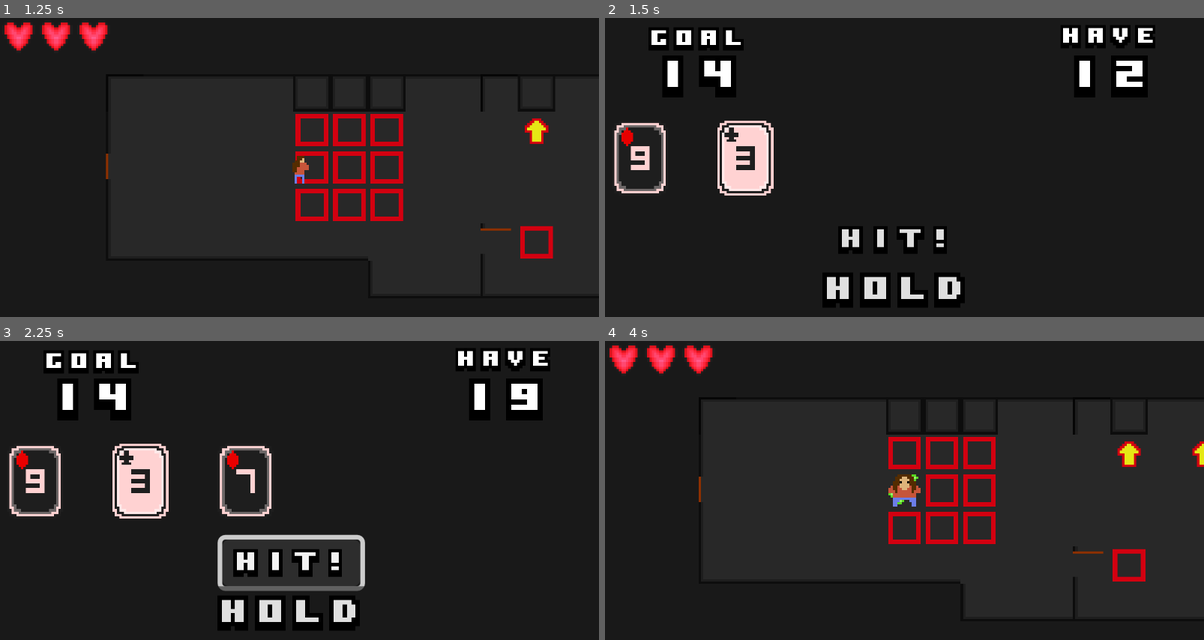
Above: before the commit, frames 1-4 (two rows, left to right).
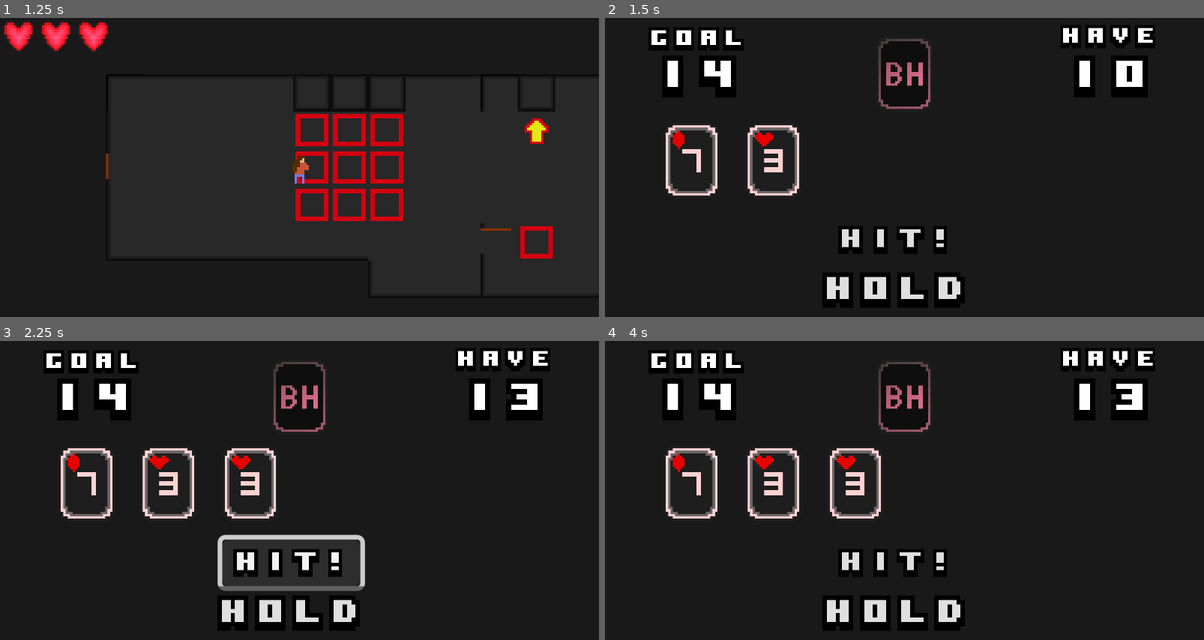
Above: after the commit, the same moments.

Repository: Addy10s/BlackHack
Game: Godot game, scene res://map.tscn
Two runs of this game, one before a commit and one after it. Both use one fixed random seed, a clock stepped at 60 frames per second and the inputs below.
Inputs (mouse positions are in pixels of both pictures, inside the frame that each line leads up to):
- Up to frame 1 (1.25 s): tap Enter at 0.5 s; hold Right (moveRight) from 0.53 s (still down); tap Alt at 0.6 s
- Up to frame 2 (1.5 s): release Right (moveRight) at 1.28 s; hold Down (moveDown) from 1.28 s (still down); tap Shift at 1.35 s
- Up to frame 3 (2.25 s): release Down (moveDown) at 2 s; click "HIT!" at 2 s
- Up to frame 4 (4 s): click "HOLD" at 2.75 s; click (688, 484) at 3.52 s

Frame 1 is identical in both runs. In frame 2, 4.6% of the frame differs, in the area x 1-90%, y 7-60%; in frame 3, 5.8%; in frame 4, 15%, in the area x 0-100%, y 1-97%.

Commit message:
Cleaning up the codebase, adding animations, and many other improvements

Diff:
--- a/gameplay.gd
+++ b/gameplay.gd
@@ -5,13 +5,12 @@
 @onready var finale = get_node("Finale")
 var deck = Globals.deck
 var Cards = 2
+var current_cards = 0
 var totalAmount = 0
 var goal = Globals.round + 13
 var max_power = Globals.max_power
+var positioning = -10
 
-func _button_pressed():
-	Cards += 1
-	drawUp()
 
 func _ready():
 	var goalLabel = get_node("Goal")
@@ -25,51 +24,85 @@
 
 	drawUp()
 
+func _button_pressed():
+	Cards += 1
+	drawUp()
+
 
 func drawUp():
-	totalAmount = 0
-	var positioning = -30
+	var Diff = Cards - current_cards
+	current_cards += Diff
 
+	for labels in Diff:
+		labels += current_cards
+		positioning += 35
 
-	for labels in Cards:
-		positioning += 45
-
-		var card = Sprite2D.new()
+		var card = TextureButton.new()
 		var atlas = AtlasTexture.new()
 		atlas.atlas = load("res://assets/Cards.png")
 		atlas.region = deck.cards[labels].get_atlas()
-		card.position = Vector2(positioning,60)
-
-		card.texture = atlas
-		add_child(card)
+		card.texture_normal = preload("res://assets/cardBack.png")
+		var movementTween = create_tween()
+		card.position = Vector2(128,24)
+		movementTween.tween_property(card, "global_position", Vector2(positioning,45), 0.15)\
+		.set_trans(Tween.TRANS_LINEAR)\
+		.set_ease(Tween.EASE_IN_OUT)
+		movementTween.finished.connect(func():card.texture_normal = atlas)
+		var value = deck.cards[labels].get_power()
 
 
-		totalAmount += deck.cards[labels].get_power()
+		add_child(card)
+		totalAmount += value
 		totalLabel.text = str(totalAmount)
+
+		if deck.cards[labels].suit == Card_t.Suits_t.GOLD:
+			card.pressed.connect(flipOver.bind(card,value))
+
+
 		if totalAmount > max_power:
-			var drawCard = get_node("hitButton")
-			finale.visible = true
-			finale.text = "YOU LOST"
-			drawCard.disabled = true
-			await get_tree().create_timer(1).timeout
-			Globals.success = "FAIL"
-			Globals.lives -= 1
-			get_tree().change_scene_to_file("res://map.tscn")
+			round_end("FAIL")
+
+
+func flipOver(sprite,value):
+	sprite.texture_normal = preload("res://assets/cardBack.png")
+	totalAmount -= value
+	totalLabel.text = str(totalAmount)
+
+func hold():
+	if totalAmount == max_power:
+		round_end("PERFECT")
+
+	elif totalAmount >= goal:
+		round_end("SUCCESS")
 
 
 
-func hold():
-	if totalAmount == max_power:
-		finale.text = "PERFECT SCORE!"
-		finale.visible = true
-		await get_tree().create_timer(1).timeout
-		Globals.success = "PERFECT"
-		get_tree().change_scene_to_file("res://map.tscn")
+func hide_ui():
+	get_node("Goal").visible = false
+	get_node("Total").visible = false
+	get_node("hitButton").visible = false
+	get_node("holdButton").visible = false
+	get_node("Label").visible = false
+	get_node("Label2").visible = false
 
-	elif totalAmount >= goal:
-		if totalAmount <= max_power:
-			finale.text = "YOU GOT IT!"
+
+
+func round_end(ending_type):
+			var endText
+			match ending_type:
+				"FAIL":
+					endText = "YOU LOST"
+					Globals.lives -= 1
+				"SUCCESS":
+					endText = "YOU GOT IT!"
+				"PERFECT":
+					endText = "PERFECT SCORE!"
+			var drawCard = get_node("hitButton")
 			finale.visible = true
-			Globals.success = "SUCCESS"
-			await get_tree().create_timer(1).timeout
+			$AnimationPlayer.play("fade_out")
+			hide_ui()
+			finale.text = endText
+			drawCard.disabled = true
+			await get_tree().create_timer(2).timeout
+			Globals.success = ending_type
 			get_tree().change_scene_to_file("res://map.tscn")
--- a/gameplay.tscn
+++ b/gameplay.tscn
@@ -1,12 +1,220 @@
-[gd_scene load_steps=3 format=3 uid="uid://cu833tflj27ia"]
+[gd_scene load_steps=7 format=3 uid="uid://cu833tflj27ia"]
 
 [ext_resource type="Script" uid="uid://df4e8b8phs0s4" path="res://gameplay.gd" id="1_n4psk"]
 [ext_resource type="FontFile" uid="uid://bn05pg63nlltb" path="res://assets/PixelFont.png" id="2_ej4tk"]
+[ext_resource type="Texture2D" uid="uid://cccyv1yxnw81c" path="res://assets/cardBack.png" id="3_oe8ih"]
+
+[sub_resource type="Animation" id="Animation_oe8ih"]
+length = 0.001
+tracks/0/type = "value"
+tracks/0/imported = false
+tracks/0/enabled = true
+tracks/0/path = NodePath("Goal:modulate:a")
+tracks/0/interp = 1
+tracks/0/loop_wrap = true
+tracks/0/keys = {
+"times": PackedFloat32Array(0),
+"transitions": PackedFloat32Array(1),
+"update": 1,
+"values": [1.0]
+}
+tracks/1/type = "value"
+tracks/1/imported = false
+tracks/1/enabled = true
+tracks/1/path = NodePath("Goal:self_modulate:a")
+tracks/1/interp = 1
+tracks/1/loop_wrap = true
+tracks/1/keys = {
+"times": PackedFloat32Array(0),
+"transitions": PackedFloat32Array(1),
+"update": 1,
+"values": [1.0]
+}
+tracks/2/type = "value"
+tracks/2/imported = false
+tracks/2/enabled = true
+tracks/2/path = NodePath("Goal:self_modulate")
+tracks/2/interp = 1
+tracks/2/loop_wrap = true
+tracks/2/keys = {
+"times": PackedFloat32Array(0),
+"transitions": PackedFloat32Array(1),
+"update": 0,
+"values": [Color(15.159422, 18.892157, 18.892157, 1)]
+}
+tracks/3/type = "value"
+tracks/3/imported = false
+tracks/3/enabled = true
+tracks/3/path = NodePath("Total:self_modulate")
+tracks/3/interp = 1
+tracks/3/loop_wrap = true
+tracks/3/keys = {
+"times": PackedFloat32Array(0),
+"transitions": PackedFloat32Array(1),
+"update": 0,
+"values": [Color(1, 1, 1, 1)]
+}
+tracks/4/type = "value"
+tracks/4/imported = false
+tracks/4/enabled = true
+tracks/4/path = NodePath("hitButton:self_modulate")
+tracks/4/interp = 1
+tracks/4/loop_wrap = true
+tracks/4/keys = {
+"times": PackedFloat32Array(0),
+"transitions": PackedFloat32Array(1),
+"update": 0,
+"values": [Color(1, 1, 1, 1)]
+}
+tracks/5/type = "value"
+tracks/5/imported = false
+tracks/5/enabled = true
+tracks/5/path = NodePath("holdButton:self_modulate")
+tracks/5/interp = 1
+tracks/5/loop_wrap = true
+tracks/5/keys = {
+"times": PackedFloat32Array(0),
+"transitions": PackedFloat32Array(1),
+"update": 0,
+"values": [Color(1, 1, 1, 1)]
+}
+tracks/6/type = "value"
+tracks/6/imported = false
+tracks/6/enabled = true
+tracks/6/path = NodePath("Label2:self_modulate")
+tracks/6/interp = 1
+tracks/6/loop_wrap = true
+tracks/6/keys = {
+"times": PackedFloat32Array(0),
+"transitions": PackedFloat32Array(1),
+"update": 0,
+"values": [Color(1, 1, 1, 1)]
+}
+tracks/7/type = "value"
+tracks/7/imported = false
+tracks/7/enabled = true
+tracks/7/path = NodePath("Label:self_modulate")
+tracks/7/interp = 1
+tracks/7/loop_wrap = true
+tracks/7/keys = {
+"times": PackedFloat32Array(0),
+"transitions": PackedFloat32Array(1),
+"update": 0,
+"values": [Color(1, 1, 1, 1)]
+}
+tracks/8/type = "value"
+tracks/8/imported = false
+tracks/8/enabled = true
+tracks/8/path = NodePath("Finale:self_modulate")
+tracks/8/interp = 1
+tracks/8/loop_wrap = true
+tracks/8/keys = {
+"times": PackedFloat32Array(0),
+"transitions": PackedFloat32Array(1),
+"update": 0,
+"values": [Color(1, 1, 1, 1)]
+}
+
+[sub_resource type="Animation" id="Animation_ej4tk"]
+resource_name = "fade_out"
+length = 0.8
+step = 0.01
+tracks/0/type = "value"
+tracks/0/imported = false
+tracks/0/enabled = true
+tracks/0/path = NodePath("Goal:self_modulate")
+tracks/0/interp = 1
+tracks/0/loop_wrap = true
+tracks/0/keys = {
+"times": PackedFloat32Array(0, 0.55),
+"transitions": PackedFloat32Array(1, 1),
+"update": 0,
+"values": [Color(15.159422, 18.892157, 18.892157, 1), Color(15.159422, 18.892157, 18.892157, 0)]
+}
+tracks/1/type = "value"
+tracks/1/imported = false
+tracks/1/enabled = true
+tracks/1/path = NodePath("Total:self_modulate")
+tracks/1/interp = 1
+tracks/1/loop_wrap = true
+tracks/1/keys = {
+"times": PackedFloat32Array(0, 0.55),
+"transitions": PackedFloat32Array(1, 1),
+"update": 0,
+"values": [Color(1, 1, 1, 1), Color(1, 1, 1, 0)]
+}
+tracks/2/type = "value"
+tracks/2/imported = false
+tracks/2/enabled = true
+tracks/2/path = NodePath("hitButton:self_modulate")
+tracks/2/interp = 1
+tracks/2/loop_wrap = true
+tracks/2/keys = {
+"times": PackedFloat32Array(0, 0.55),
+"transitions": PackedFloat32Array(1, 1),
+"update": 0,
+"values": [Color(1, 1, 1, 1), Color(1, 1, 1, 0)]
+}
+tracks/3/type = "value"
+tracks/3/imported = false
+tracks/3/enabled = true
+tracks/3/path = NodePath("holdButton:self_modulate")
+tracks/3/interp = 1
+tracks/3/loop_wrap = true
+tracks/3/keys = {
+"times": PackedFloat32Array(0, 0.55),
+"transitions": PackedFloat32Array(1, 1),
+"update": 0,
+"values": [Color(1, 1, 1, 1), Color(1, 1, 1, 0)]
+}
+tracks/4/type = "value"
+tracks/4/imported = false
+tracks/4/enabled = true
+tracks/4/path = NodePath("Label2:self_modulate")
+tracks/4/interp = 1
+tracks/4/loop_wrap = true
+tracks/4/keys = {
+"times": PackedFloat32Array(0, 0.55),
+"transitions": PackedFloat32Array(1, 1),
+"update": 0,
+"values": [Color(1, 1, 1, 1), Color(1, 1, 1, 0)]
+}
+tracks/5/type = "value"
+tracks/5/imported = false
+tracks/5/enabled = true
+tracks/5/path = NodePath("Label:self_modulate")
+tracks/5/interp = 1
+tracks/5/loop_wrap = true
+tracks/5/keys = {
+"times": PackedFloat32Array(0, 0.55),
+"transitions": PackedFloat32Array(1, 1),
+"update": 0,
+"values": [Color(1, 1, 1, 1), Color(1, 1, 1, 0)]
+}
+tracks/6/type = "value"
+tracks/6/imported = false
+tracks/6/enabled = true
+tracks/6/path = NodePath("Finale:self_modulate")
+tracks/6/interp = 1
+tracks/6/loop_wrap = true
+tracks/6/keys = {
+"times": PackedFloat32Array(-0.5199999, 0.8),
+"transitions": PackedFloat32Array(1, 1),
+"update": 0,
+"values": [Color(1, 1, 1, 0), Color(1, 1, 1, 1)]
+}
+
+[sub_resource type="AnimationLibrary" id="AnimationLibrary_oe8ih"]
+_data = {
+&"RESET": SubResource("Animation_oe8ih"),
+&"fade_out": SubResource("Animation_ej4tk")
+}
 
 [node name="Gameplay" type="Node2D"]
 script = ExtResource("1_n4psk")
 
 [node name="Goal" type="Label" parent="."]
+self_modulate = Color(15.159422, 18.892157, 18.892157, 1)
 anchors_preset = 8
 anchor_left = 0.5
 anchor_top = 0.5
@@ -114,3 +322,13 @@
 vertical_alignment = 1
 autowrap_mode = 2
 uppercase = true
+
+[node name="AnimationPlayer" type="AnimationPlayer" parent="."]
+libraries = {
+&"": SubResource("AnimationLibrary_oe8ih")
+}
+
+[node name="CardBack" type="Sprite2D" parent="."]
+z_index = 3
+position = Vector2(128, 24)
+texture = ExtResource("3_oe8ih")
--- a/globals.gd
+++ b/globals.gd
@@ -7,5 +7,5 @@
 var round = 0
 var max_power = 21
 var lives = 3
-var tokens = 0
+var tokens = 100
 var deck = Deck_t.new()
--- a/shop.gd
+++ b/shop.gd
@@ -59,6 +59,9 @@
 
 func buy( price, item ):
 	if Globals.tokens >= price:
+		var CorrectSound = preload("res://assets/successfulBuy.wav")
+		$AudioStreamPlayer.stream = CorrectSound
+		$AudioStreamPlayer.play()
 		match item:
 			"lives":
 				Globals.tokens -= price
@@ -74,6 +77,10 @@
 				Globals.deck.append(realCard)
 		var coin_label = get_node("coinLabel")
 		coin_label.text = str(Globals.tokens)
+	else:
+		var incorrectSound = preload("res://assets/unsuccessfulBuy.wav")
+		$AudioStreamPlayer.stream = incorrectSound
+		$AudioStreamPlayer.play()
 
 
 
--- a/shop.tscn
+++ b/shop.tscn
@@ -47,3 +47,5 @@
 mouse_behavior_recursive = 2
 texture = ExtResource("4_fgaav")
 metadata/_edit_lock_ = true
+
+[node name="AudioStreamPlayer" type="AudioStreamPlayer" parent="."]
Binary file changed: assets/cardBack.png
Not shown, added: assets/successfulBuy.wav.import
Not shown, added: assets/unsuccessfulBuy.wav.import
Not shown, added: assets/cardBack.png~
Not shown, added: assets/successfulBuy.wav
Not shown, added: assets/unsuccessfulBuy.wav
